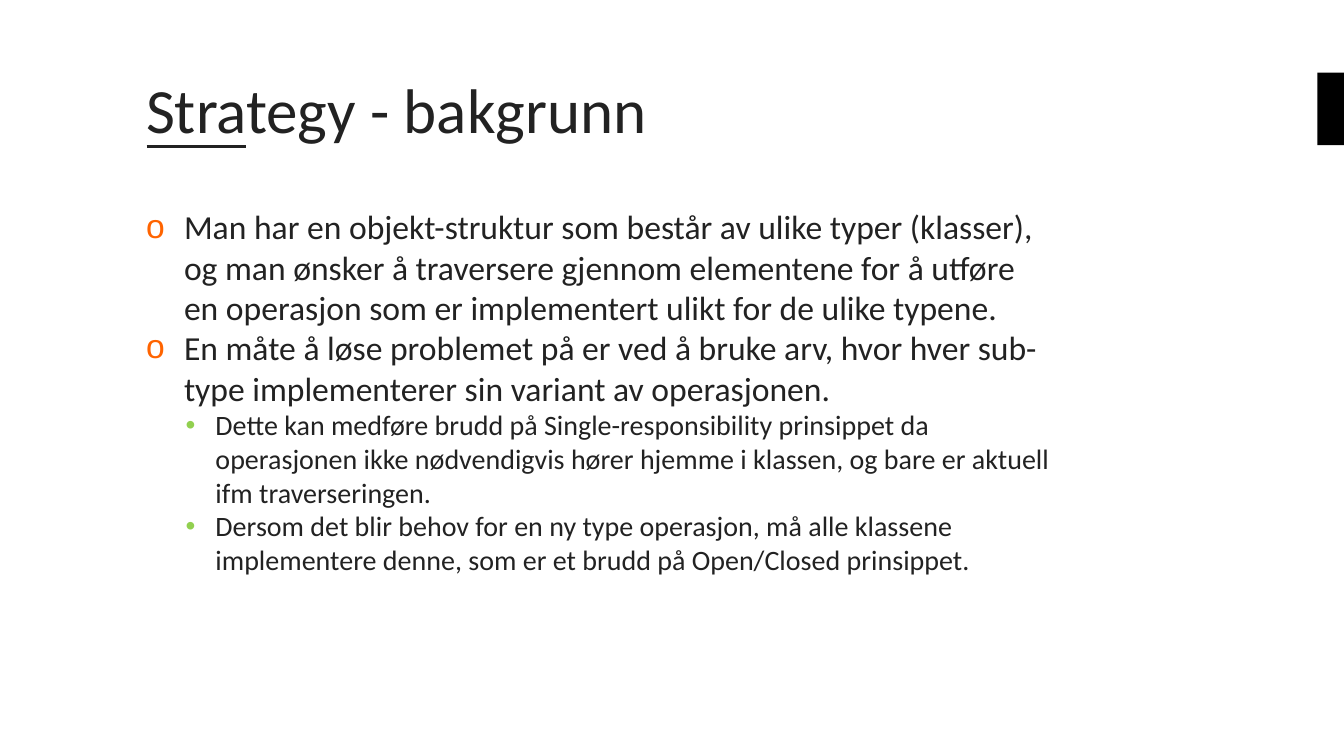
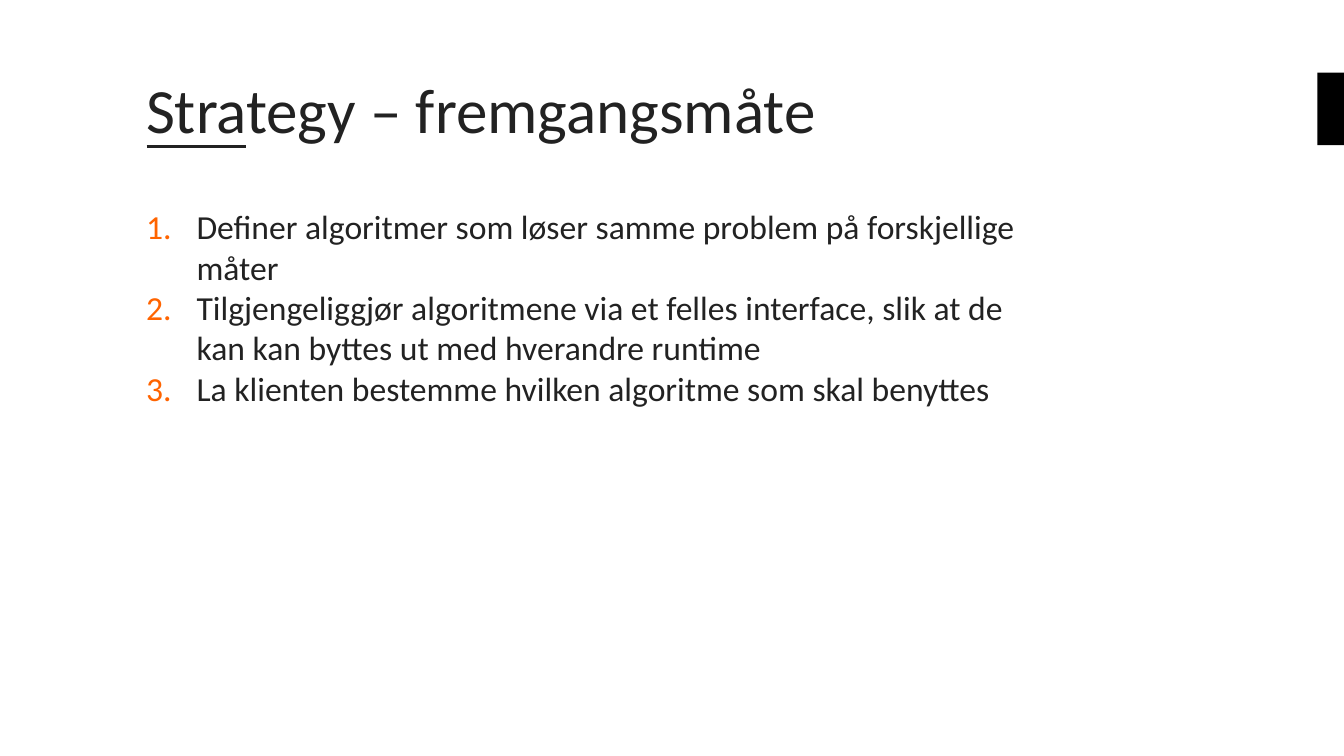
Before and after one commit to bouvet/VisitorAndStrategyPattern, a slide deck: slide 9 of Presentasjon.pptx (slide 8 before the commit). Drawn at 1344x756 pixels with LibreOffice and Linux fonts; fonts in the diff are those of the drawing; background and template pictures are left out. Boxes give left, top, right and bottom in pixels: in the first picture for what was removed or moved away, otherwise in the second. Text is boxed around its words. In the diff, an @@ line names an element or a change of style, - is before the commit and + after.

Commit message:
Har lagt inn Strategy i presentasjon

```diff
--- a/Presentasjon.pptx
+++ b/Presentasjon.pptx
@@ title at (146,88,816,148): text changed @@
-Strategy - bakgrunn
+Strategy – fremgangsmåte
@@ text at (197,215,1014,407): text changed @@
-o Man har en objekt-struktur som består av ulike typer (klasser), og man ønsker å traversere gjennom elementene for å utføre en operasjon som er implementert ulikt for de ulike typene.
-o En måte å løse problemet på er ved å bruke arv, hvor hver sub-type implementerer sin variant av operasjonen.
-  • Dette kan medføre brudd på Single-responsibility prinsippet da operasjonen ikke nødvendigvis hører hjemme i klassen, og bare er aktuell ifm traverseringen.
-  • Dersom det blir behov for en ny type operasjon, må alle klassene implementere denne, som er et brudd på Open/Closed prinsippet.
+1. Definer algoritmer som løser samme problem på forskjellige måter
+2. Tilgjengeliggjør algoritmene via et felles interface, slik at de kan kan byttes ut med hverandre runtime
+3. La klienten bestemme hvilken algoritme som skal benyttes
```
Also in this commit, not shown: 4 other slides changed, 4 slides added, 1 slide removed.
